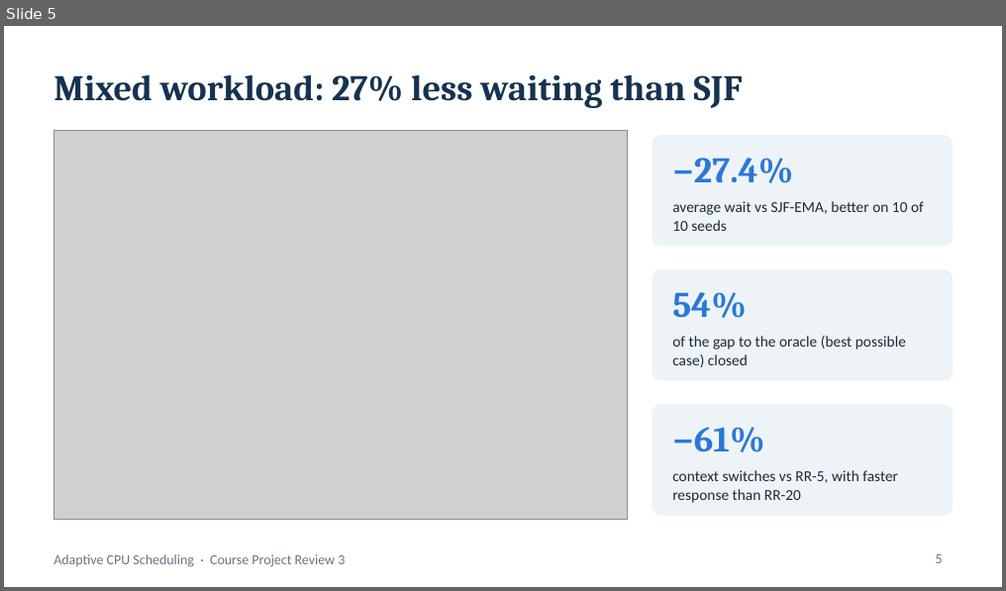
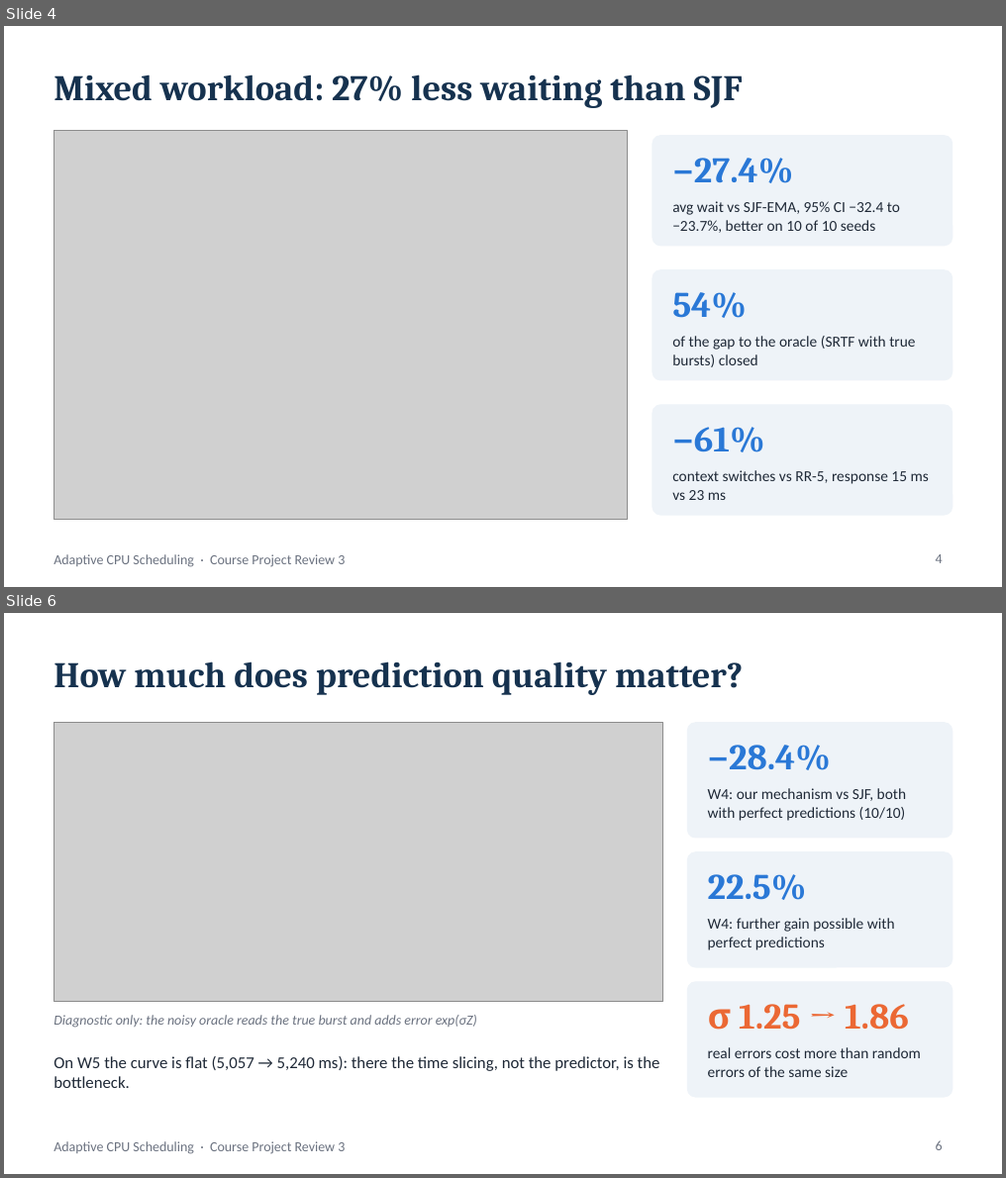
Before and after one commit to Shivaansh29/Adaptive-CPU-Scheduling-project-OS, a slide deck: docs/reviews/Review_3.pptx. Shown one above the other, each under a label of ours: slide 5 before the commit, slides 4 and 6 after it; the slides between them are not shown. The pictures are 1006x591 and 1006x1178 pixels, drawn with LibreOffice and Linux fonts; fonts in the diff are those of the drawing; grey boxes stand for pictures. Boxes give left, top, right and bottom in pixels: in the first picture for what was removed or moved away, otherwise in the second. Text is boxed around its words. In the diff, an @@ line names an element or a change of style, - is before the commit and + after.

```diff
--- a/docs/reviews/Review_3.pptx
+++ b/docs/reviews/Review_3.pptx
@@ slide 6 added at bbox=[4, 613, 1002, 1174], background #FFFFFF; not listed: 1 template element that a slide beside it also shows @@
@@ title added at bbox=[54, 662, 743, 695], 26 pt, text #16324F, bold @@
+How much does prediction quality matter?
@@ picture added at bbox=[54, 723, 662, 1001] @@
@@ rounded rectangle added at bbox=[687, 723, 952, 838], fill #EEF3F8, outline #EEF3F8 1 pt @@
@@ text added at bbox=[708, 745, 831, 770], 26 pt, text #2A78D6, bold @@
+−28.4%
@@ text added at bbox=[708, 788, 907, 821], 11 pt, text #1F2937 @@
+W4: our mechanism vs SJF, both with perfect predictions (10/10)
@@ rounded rectangle added at bbox=[687, 853, 952, 967], fill #EEF3F8, outline #EEF3F8 1 pt @@
@@ text added at bbox=[708, 874, 807, 900], 26 pt, text #2A78D6, bold @@
+22.5%
@@ text added at bbox=[708, 918, 895, 951], 11 pt, text #1F2937 @@
+W4: further gain possible with perfect predictions
@@ rounded rectangle added at bbox=[687, 982, 952, 1097], fill #EEF3F8, outline #EEF3F8 1 pt @@
@@ text added at bbox=[54, 1015, 477, 1028], 10 pt, text #6B7280, italic @@
+Diagnostic only: the noisy oracle reads the true burst and adds error exp(σZ)
@@ text added at bbox=[708, 1004, 909, 1030], 26 pt, text #EB6834, bold @@
+σ 1.25 → 1.86
@@ text added at bbox=[54, 1057, 660, 1088], 12 pt, text #1F2937 @@
+On W5 the curve is flat (5,057 → 5,240 ms): there the time slicing, not the predictor, is the bottleneck.
@@ text added at bbox=[708, 1048, 921, 1077], 11 pt, text #1F2937 @@
+real errors cost more than random errors of the same size
@@ page number added at bbox=[936, 1141, 943, 1151], 10 pt, text #6B7280 @@
+6
@@ what was slide 5 is now slide 4 @@
@@ slide 4 changed as well @@
@@ text at bbox=[672, 201, 900, 233]: text changed @@
-average wait vs SJF-EMA, better on 10 of 10 seeds
+avg wait vs SJF-EMA, 95% CI −32.4 to −23.7%, better on 10 of 10 seeds
@@ text at bbox=[672, 336, 915, 368]: text changed @@
-of the gap to the oracle (best possible case) closed
+of the gap to the oracle (SRTF with true bursts) closed
@@ text at bbox=[672, 471, 929, 500]: text changed @@
-context switches vs RR-5, with faster response than RR-20
+context switches vs RR-5, response 15 ms vs 23 ms
@@ page number at bbox=[936, 555, 943, 564]: text changed @@
-5
+4
```
Also in this commit, not shown: 5 other slides changed, 4 other slides added, 4 slides removed, 19 other files.
